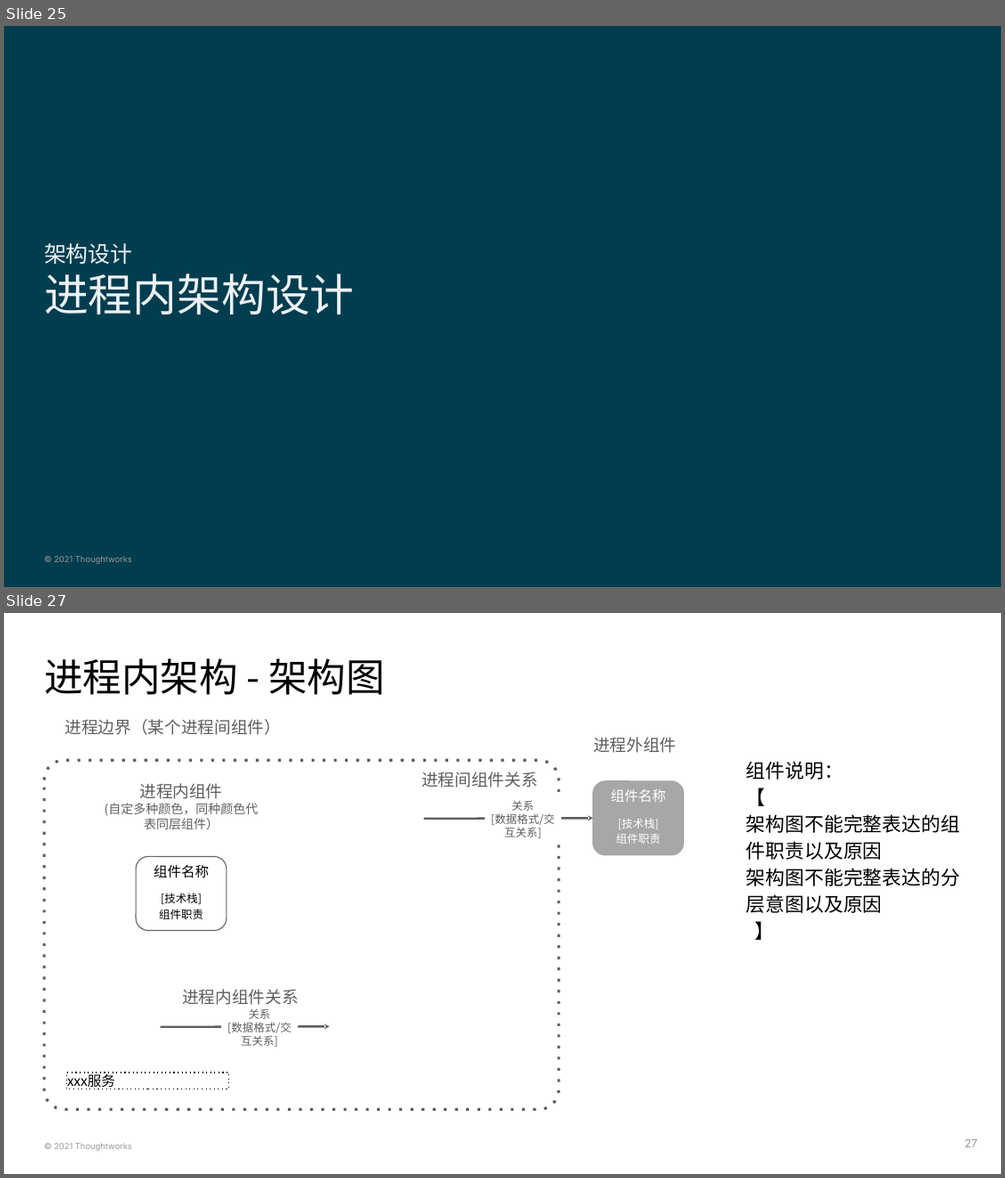
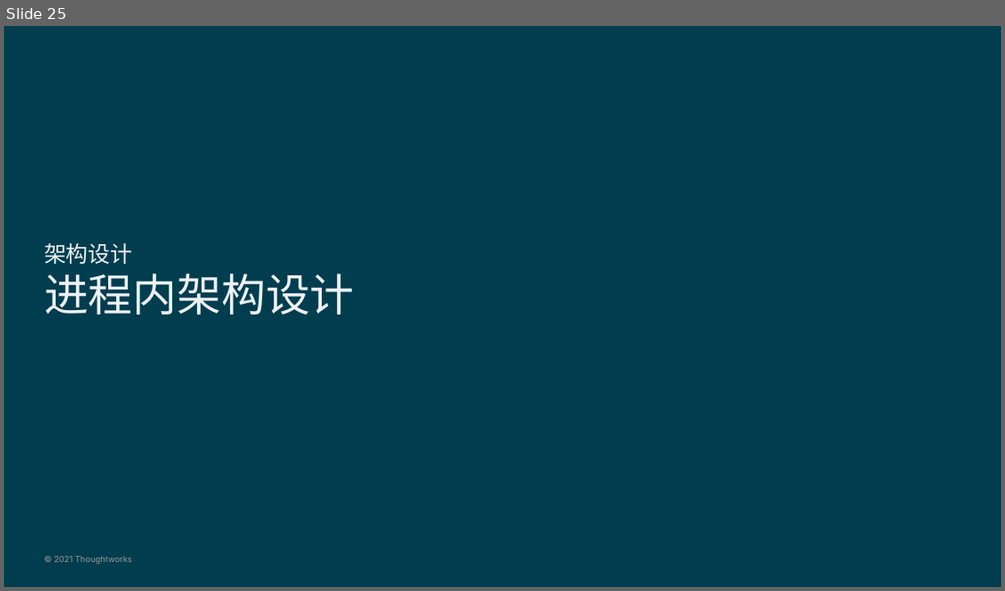
Before and after one commit to deesyx/heima, a slide deck: doc/PS4 黑马考核-项目On-boarding模板-胡炫光.pptx. Shown one above the other, each under a label of ours: slides 25 and 27 before the commit, slide 25 after it; the slides between them are not shown. The pictures are 1005x1178 and 1005x591 pixels, drawn with LibreOffice and Linux fonts; fonts in the diff are those of the drawing; background and template pictures are left out. Boxes give left, top, right and bottom in pixels: in the first picture for what was removed or moved away, otherwise in the second. Text is boxed around its words. In the diff, an @@ line names an element or a change of style, - is before the commit and + after.

```diff
--- a/doc/PS4 黑马考核-项目On-boarding模板-胡炫光.pptx
+++ b/doc/PS4 黑马考核-项目On-boarding模板-胡炫光.pptx
@@ slide 27 removed at (x1=4, y1=613, x2=1001, y2=1174), background #FFFFFF; not listed: 1 template element that a slide beside it also shows @@
@@ title removed at (x1=44, y1=658, x2=385, y2=695) @@
-进程内架构 - 架构图
@@ text removed at (x1=65, y1=719, x2=281, y2=735) @@
-进程边界（某个进程间组件）
@@ text removed at (x1=593, y1=737, x2=676, y2=753) @@
-进程外组件
@@ rounded rectangle removed at (x1=44, y1=761, x2=558, y2=1110) @@
@@ text removed at (x1=421, y1=771, x2=538, y2=787) @@
-进程间组件关系
@@ text removed at (x1=746, y1=762, x2=960, y2=940) @@
-组件说明：
-【
-架构图不能完整表达的组件职责以及原因
-架构图不能完整表达的分层意图以及原因
-】
@@ text removed at (x1=105, y1=783, x2=259, y2=829) @@
-进程内组件
-(自定多种颜色，同种颜色代表同层组件）
@@ rectangle removed at (x1=487, y1=798, x2=559, y2=838) @@
-关系
-[数据格式/交互关系]
@@ arrow removed from (424, 819) to (593, 819) @@
@@ group removed at (x1=593, y1=781, x2=684, y2=855): 2 rectangles, 1 rounded rectangle, 1 text @@
-组件名称
-[技术栈]
-组件职责
@@ group removed at (x1=136, y1=856, x2=226, y2=930): 3 texts, 1 rounded rectangle @@
-组件名称
-[技术栈]
-组件职责
@@ text removed at (x1=182, y1=989, x2=299, y2=1005) @@
-进程内组件关系
@@ rectangle removed at (x1=223, y1=1006, x2=295, y2=1046) @@
-关系
-[数据格式/交互关系]
@@ arrow removed from (161, 1027) to (330, 1027) @@
@@ rectangle removed at (x1=67, y1=1072, x2=228, y2=1089) @@
-xxx服务
@@ page number removed at (x1=964, y1=1139, x2=978, y2=1147) @@
-27
```
Also in this commit, not shown: 6 slides changed, 1 slide added, 1 other slide removed, 7 other files.
